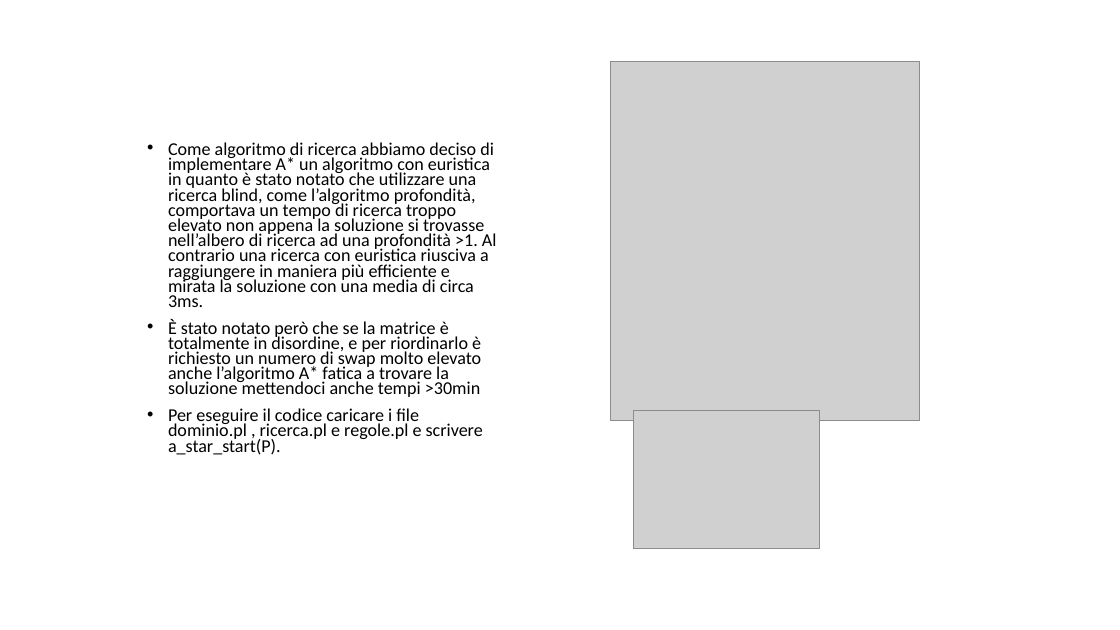
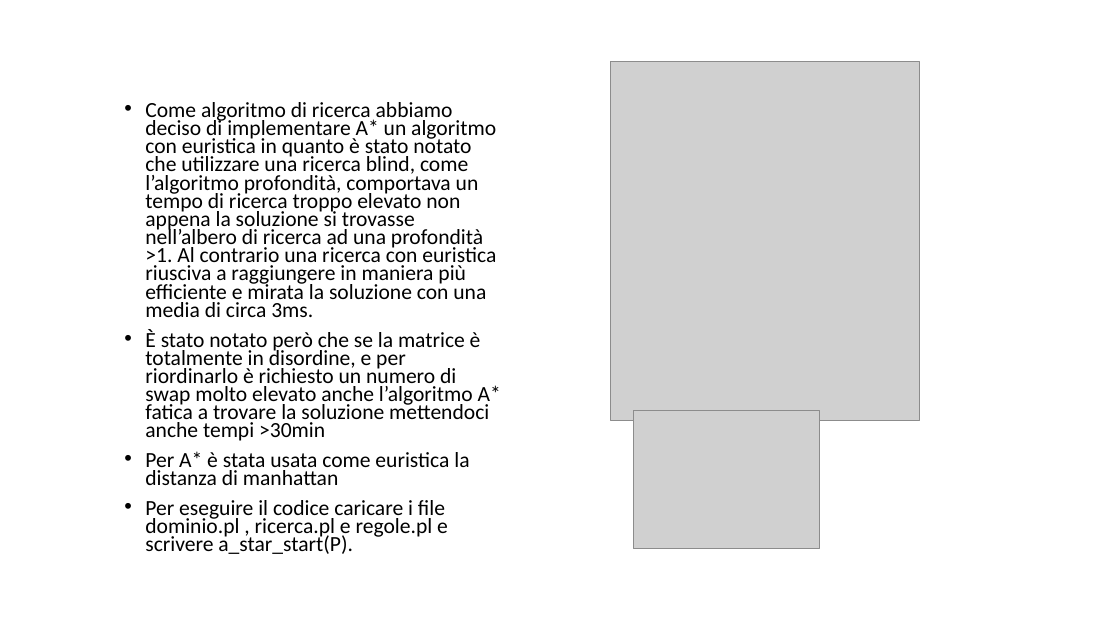
Before and after one commit to giargiapower/prolog-clingo-clips-soar, a slide deck: slide 7 of Presentazioni/Presentazione_Pozzato.pptx. Drawn at 1120x630 pixels with LibreOffice and Linux fonts; fonts in the diff are those of the drawing; grey boxes stand for pictures. Boxes give left, top, right and bottom in pixels: in the first picture for what was removed or moved away, otherwise in the second. Text is boxed around its words. In the diff, an @@ line names an element or a change of style, - is before the commit and + after.

Commit message:
aggiunta distanza manhattan

```diff
--- a/Presentazioni/Presentazione_Pozzato.pptx
+++ b/Presentazioni/Presentazione_Pozzato.pptx
@@ text "Come algoritmo di ricerca abbiamo ...": place and size @@
-text "Come algoritmo di ricerca abbiamo ..." at (168, 142, 497, 455)
+text "Come algoritmo di ricerca abbiamo ..." at (145, 102, 501, 554)
@@ text at (145, 102, 501, 554): size 15.5 to 18.5 pt @@
@@ text at (145, 451, 469, 485): paragraph added @@
+• Per A* è stata usata come euristica la distanza di manhattan
```
